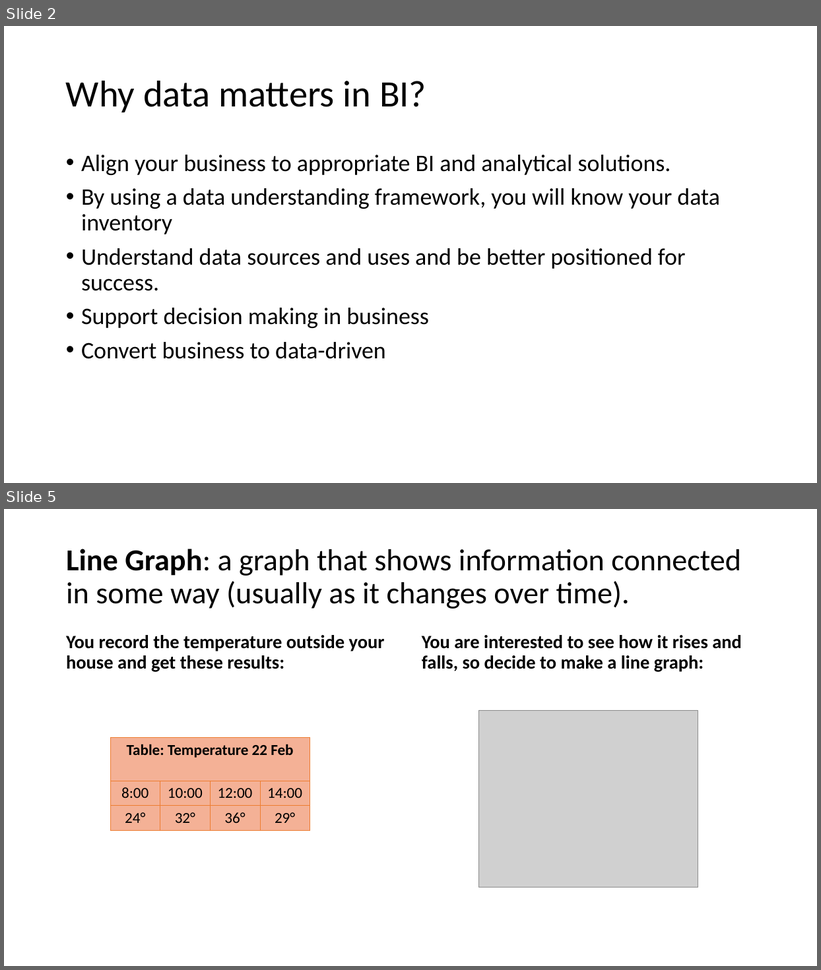
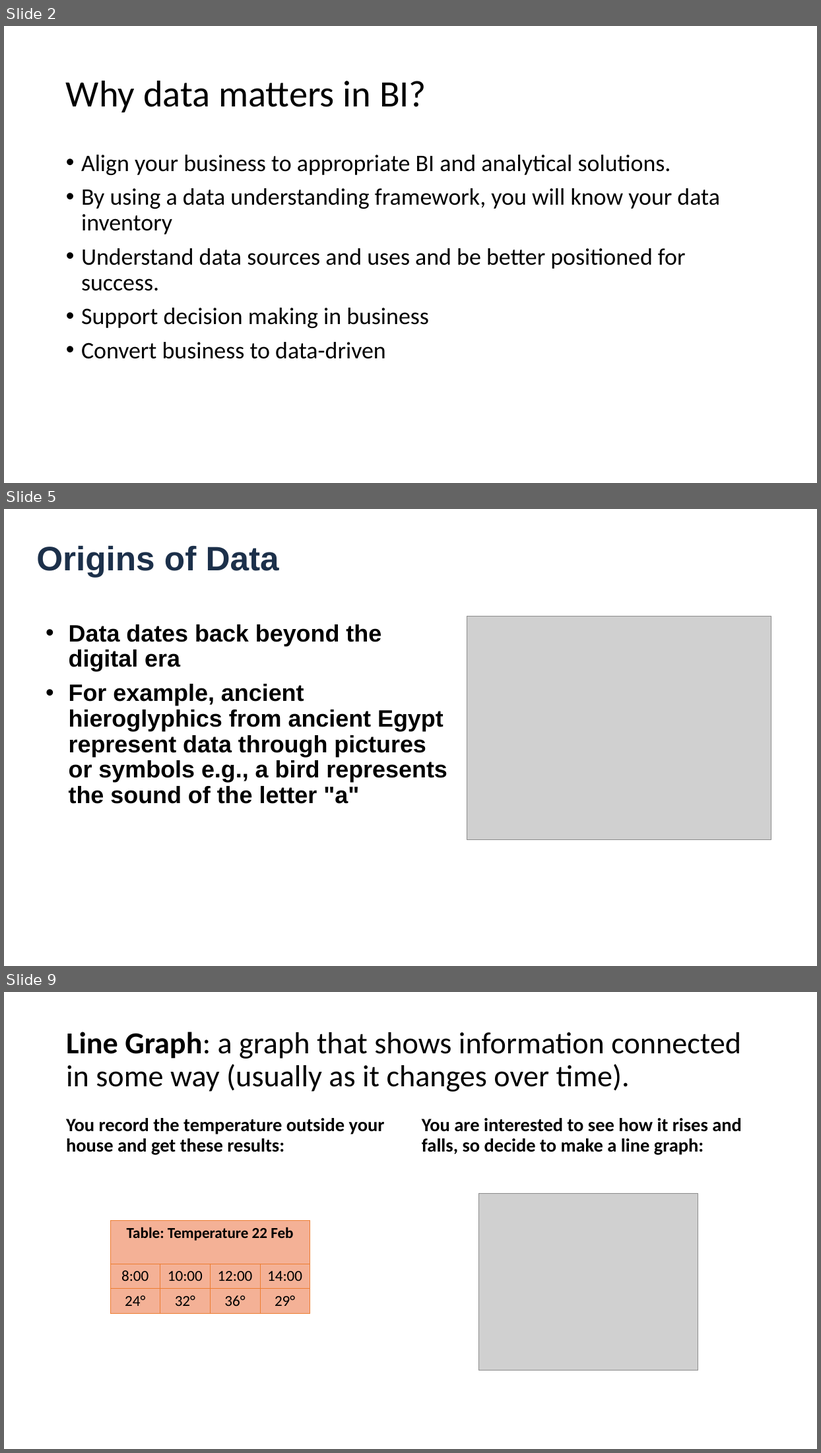
Before and after one commit to kate0543/BIiP-Data-Visualization, a slide deck: BIP Data Graphs.pptx. Shown one above the other, each under a label of ours: slides 2 and 5 before the commit, slides 2, 5 and 9 after it; the slides between them are not shown. The pictures are 821x970 and 821x1453 pixels, drawn with LibreOffice and Linux fonts; fonts in the diff are those of the drawing; grey boxes stand for pictures; background and template pictures are left out. Boxes give left, top, right and bottom in pixels: in the first picture for what was removed or moved away, otherwise in the second. Text is boxed around its words. In the diff, an @@ line names an element or a change of style, - is before the commit and + after.

```diff
--- a/BIP Data Graphs.pptx
+++ b/BIP Data Graphs.pptx
@@ slide 5 added at <box>4,509,817,966</box>, background #FFFFFF @@
@@ text added at <box>36,545,279,577</box>, 40 pt, text #1C304A, bold @@
+Origins of Data
@@ text added at <box>69,625,448,804</box>, 28 pt, text #000000, bold @@
+• Data dates back beyond the digital era
+• For example, ancient hieroglyphics from ancient Egypt represent data through pictures or symbols e.g., a bird represents the sound of the letter "a"
@@ picture added at <box>467,617,772,840</box> @@
@@ what was slide 5 is now slide 9 @@
```
Also in this commit, not shown: 6 slides changed, 3 other slides added, 18 other files.
